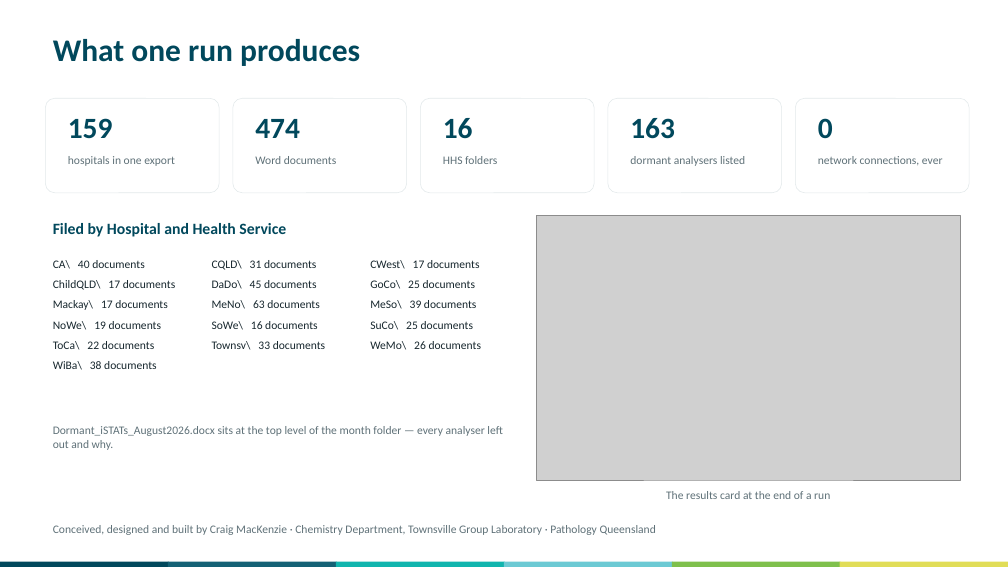
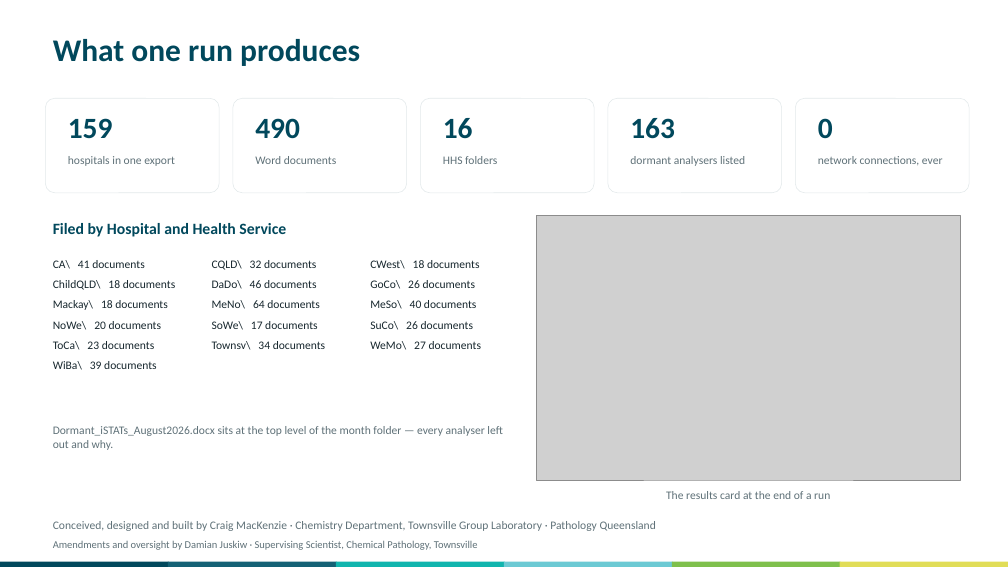
Before and after one commit to swornsealed/Report-app, a slide deck: slide 3 of PQ_Report_Generator_Overview_for_Managers_iSTAT.pptx. Drawn at 1008x567 pixels with LibreOffice and Linux fonts; fonts in the diff are those of the drawing; grey boxes stand for pictures. Boxes give left, top, right and bottom in pixels: in the first picture for what was removed or moved away, otherwise in the second. Text is boxed around its words. In the diff, an @@ line names an element or a change of style, - is before the commit and + after.

```diff
--- a/PQ_Report_Generator_Overview_for_Managers_iSTAT.pptx
+++ b/PQ_Report_Generator_Overview_for_Managers_iSTAT.pptx
@@ text at (255, 118, 300, 139): text changed @@
-474
+490
@@ text at (53, 260, 176, 370): text changed @@
-CA\ 40 documents
-ChildQLD\ 17 documents
-Mackay\ 17 documents
-NoWe\ 19 documents
-ToCa\ 22 documents
-WiBa\ 38 documents
+CA\ 41 documents
+ChildQLD\ 18 documents
+Mackay\ 18 documents
+NoWe\ 20 documents
+ToCa\ 23 documents
+WiBa\ 39 documents
@@ text at (212, 260, 326, 350): text changed @@
-CQLD\ 31 documents
-DaDo\ 45 documents
-MeNo\ 63 documents
-SoWe\ 16 documents
-Townsv\ 33 documents
+CQLD\ 32 documents
+DaDo\ 46 documents
+MeNo\ 64 documents
+SoWe\ 17 documents
+Townsv\ 34 documents
@@ text at (370, 260, 482, 350): text changed @@
-CWest\ 17 documents
-GoCo\ 25 documents
-MeSo\ 39 documents
-SuCo\ 25 documents
-WeMo\ 26 documents
+CWest\ 18 documents
+GoCo\ 26 documents
+MeSo\ 40 documents
+SuCo\ 26 documents
+WeMo\ 27 documents
@@ text at (53, 540, 478, 550): paragraph added @@
+Amendments and oversight by Damian Juskiw · Supervising Scientist, Chemical Pathology, Townsville
```
Also in this commit, not shown: 10 other slides changed, 1 slide added, 20 other files.
